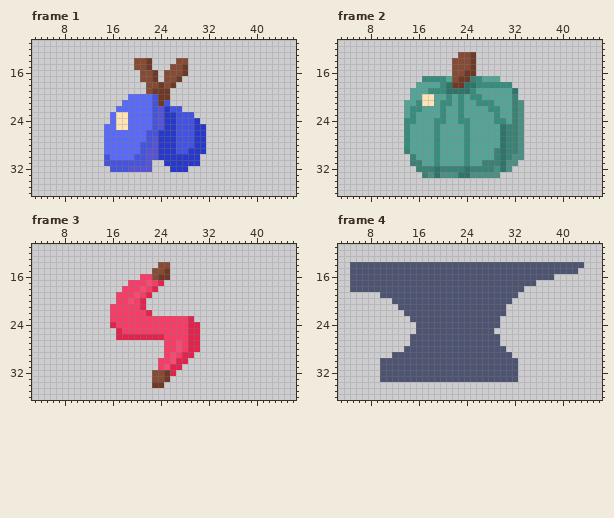
One commit to this pixel-art file: assets/microgames/fruit_catch/fruit.ase. Above: the version before the commit.
48x48 pixels, 4 frames. Shown: frame 1: x 3..46, y 11..36; frame 2: x 3..46, y 11..36; frame 3: x 3..46, y 11..36; frame 4: x 3..46, y 11..36.
After the commit:
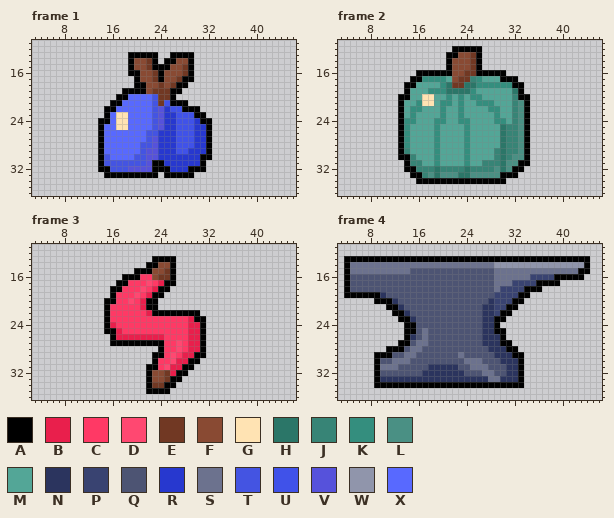
Palette (. is transparent): A #000000  B #e91f4c  C #ff3965  D #ff4871  E #713823  F #894a33  G #ffe3b3  H #2b7668  J #378476  K #348e7e  L #4a9084  M #53a697  N #2b345e  P #394371  Q #4d5473  R #2738cf  S #6c728e  T #4454e2  U #4052e9  V #5652db  W #9095ab  X #5869ff
Changes in this commit:
Changed rows in their new state; - is an unchanged pixel.
Frame 1:
first column x 14:
13 -----AAAAA--AAAA---
14 -----A---A-AA--A---
15 -----A---AAA---A---
16 -----AA---A----A---
17 ------A---A---AA---
18 ------AA-----AA----
19 ----AAAA----AA-----
20 ---AA-------A------
21 --AA--------AAA----
22 -AA-----------AAA--
23 -A--------------AA-
24 AA---------------AA
25 A-----------------A
26 A-----------------A
27 A-----------------A
28 A-----------------A
29 A-----------------A
30 A----------------AA
31 A--------AA------A-
32 AA-------AAA---AAA-
33 -AAAAAAAAA-AAAAA---
Frame 2:
first column x 13:
12 ---------AAAAA--------
13 --------AA---A--------
14 --------A----A--------
15 --------A----A--------
16 ---AAAAAA----AAAAA----
17 --AA-------------AAA--
18 -AA----------------AA-
19 -A------------------A-
20 AA------------------AA
21 A--------------------A
22 A--------------------A
23 A--------------------A
24 A--------------------A
25 A--------------------A
26 A--------------------A
27 A--------------------A
28 A--------------------A
29 A--------------------A
30 AA-------------------A
31 -A------------------AA
32 -AA----------------AA-
33 --AA-------------AAA--
34 ---AAAAAAAAAAAAAAA----
Frame 3:
first column x 15:
13 --------AAAA-----
14 -------AA--A-----
15 -----AAA---A-----
16 ---AAA-----A-----
17 --AA------AA-----
18 -AA------AA------
19 -A------AA-------
20 AA-----AA--------
21 A------AA--------
22 A-------AAAAAAAA-
23 A--------------AA
24 A---------------A
25 AA--------------A
26 -A--------------A
27 -AAAAAAAAA------A
28 ---------A------A
29 --------AA-----AA
30 --------A-----AA-
31 -------AA----AA--
32 -------A----AA---
33 -------A---AA----
34 -------A--AA-----
35 -------AAAA------
Frame 4:
first column x 4:
13 AAAAAAAAAAAAAAAAAAAAAAAAAAAAAAAAAAAAAAAAA
14 ASSSSSSSSSSSSSSSSSSSSSSSSWWWWWWWWWWWWWWWA
15 ASSSSSSSSSS--------------SSSSSSSSSSSSSSAA
16 A------------------------SSSSSSPPPPAAAAA-
17 A------------------------SSSPPPPAAAA-----
18 A------------------------SPPPPAAA--------
19 AAAAAAN------------------PPPPAA----------
20 -----AAAN---------------NPPPAA-----------
21 -------AAN-------------NNPPAA------------
22 --------AAN------------NNPAA-------------
23 ---------AAN-----------NNAA--------------
24 ----------AA-----------NNA---------------
25 ----------AA-S---------NNAA--------------
26 ----------AN-S---------NNNA--------------
27 ---------AA-SS---------NNNAA-------------
28 -------AAA-SS-----------NNNAA------------
29 -----AAA--SS-------S-----NNNAA-----------
30 -----A--SSS---------SSS---NNNA-----------
31 -----ASSS-----NNNNN--SSS---NNA-----------
32 -----A-------NNNNNNN---SS--NNA-----------
33 -----ANNNNNNNNNNNNNNNNNNSSNNNA-----------
34 -----AAAAAAAAAAAAAAAAAAAAAAAAA-----------
Where, in picture pixels (left, top, right, bottom), the same in both pictures:
added: (98, 52, 212, 178)
added: (398, 46, 530, 184)
added: (104, 256, 206, 394)
changed: (344, 256, 590, 388)
